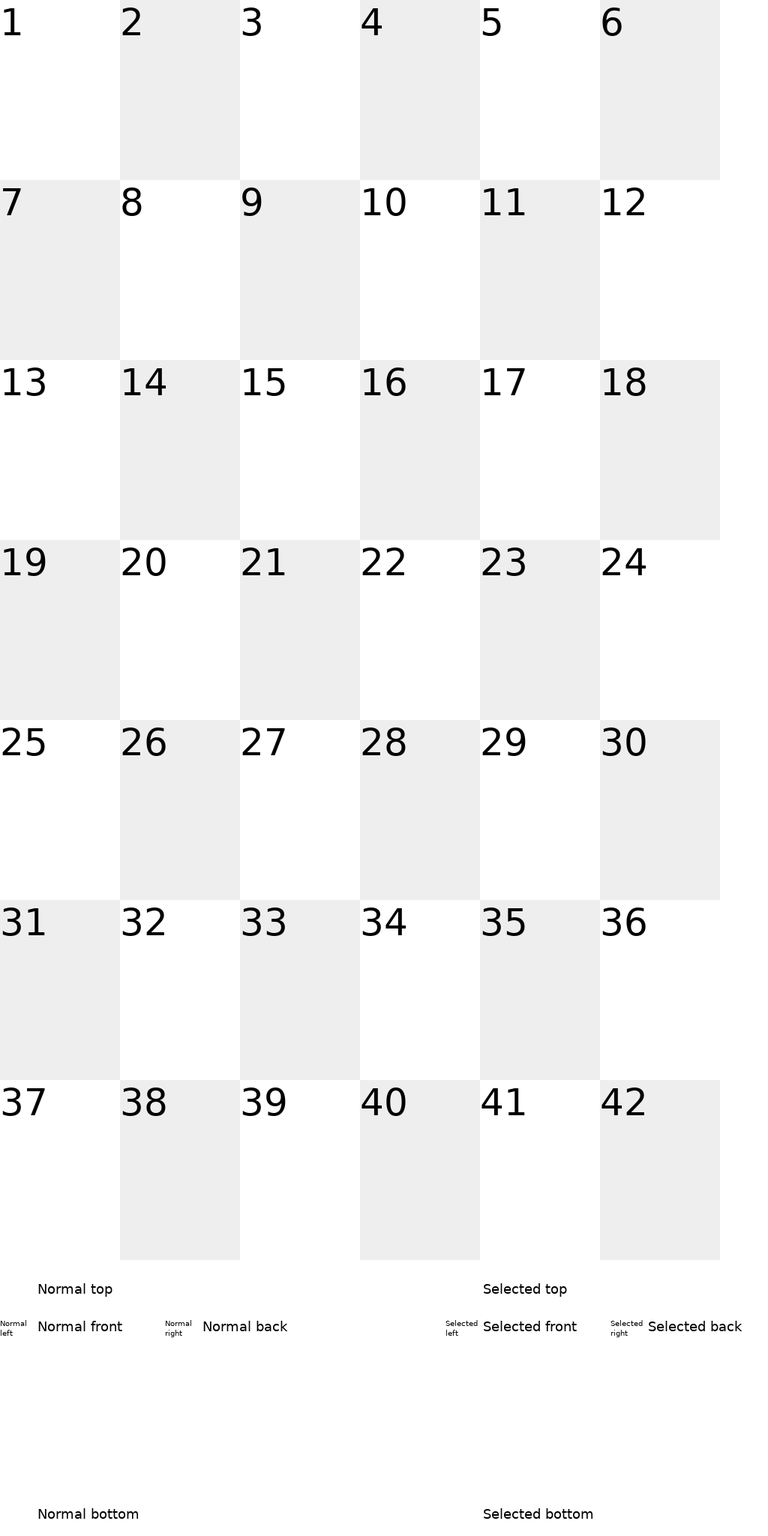
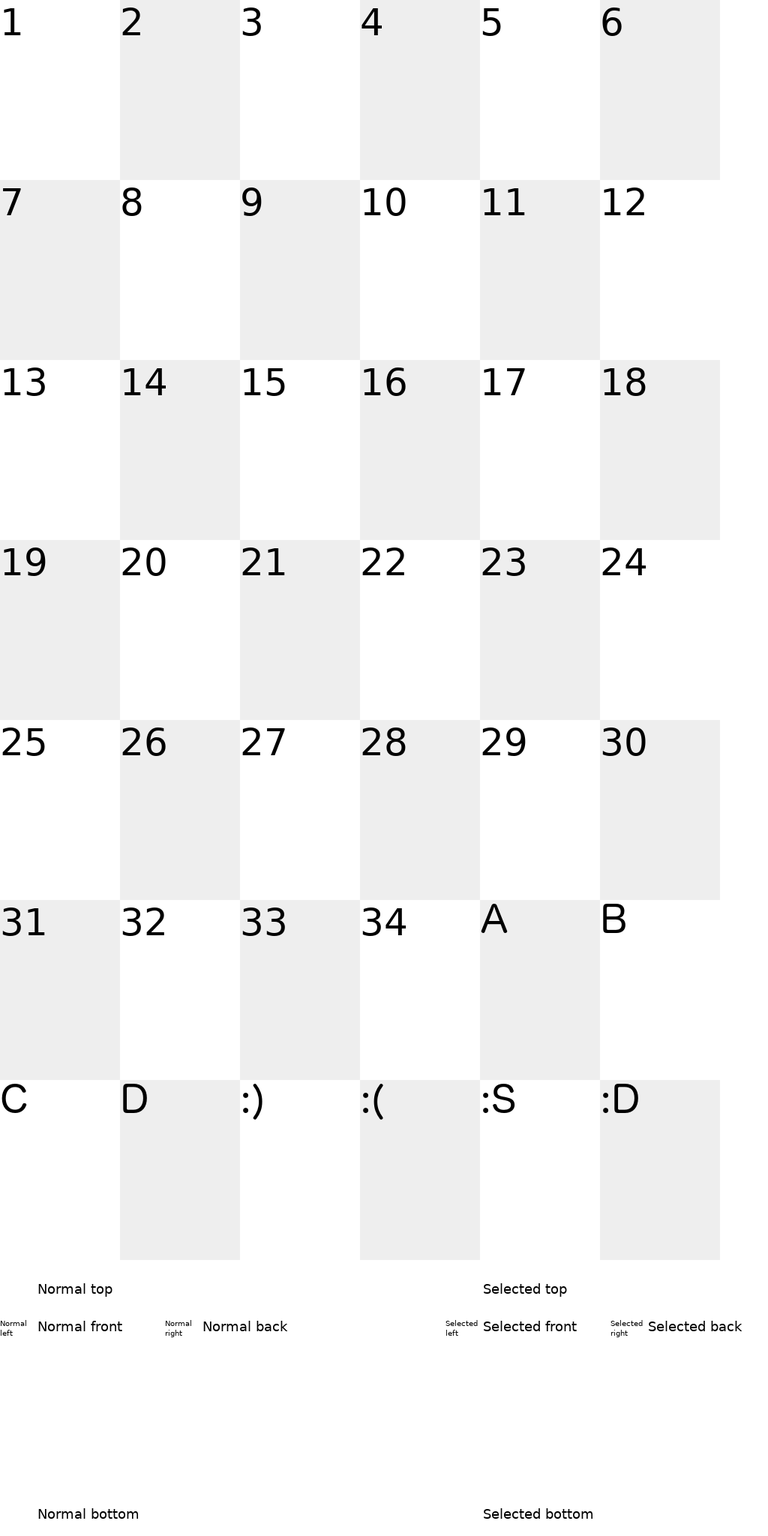
Revision of a layered (768, 1536) image; what changed, layer by layer:
renamed "42" to ":D", painted on it over [601, 1083, 645, 1116]
renamed "41" to ":S", painted on it over [481, 1083, 525, 1116]
renamed "40" to ":(", painted on it over [361, 1083, 406, 1120]
renamed "39" to ":)", painted on it over [242, 1083, 286, 1120]
renamed "38" to "D", painted on it over [122, 1083, 166, 1116]
renamed "37" to "C", painted on it over [1, 1083, 45, 1116]
renamed "36" to "B", painted on it over [602, 903, 646, 936]
renamed "35" to "A", painted on it over [480, 903, 525, 936]
